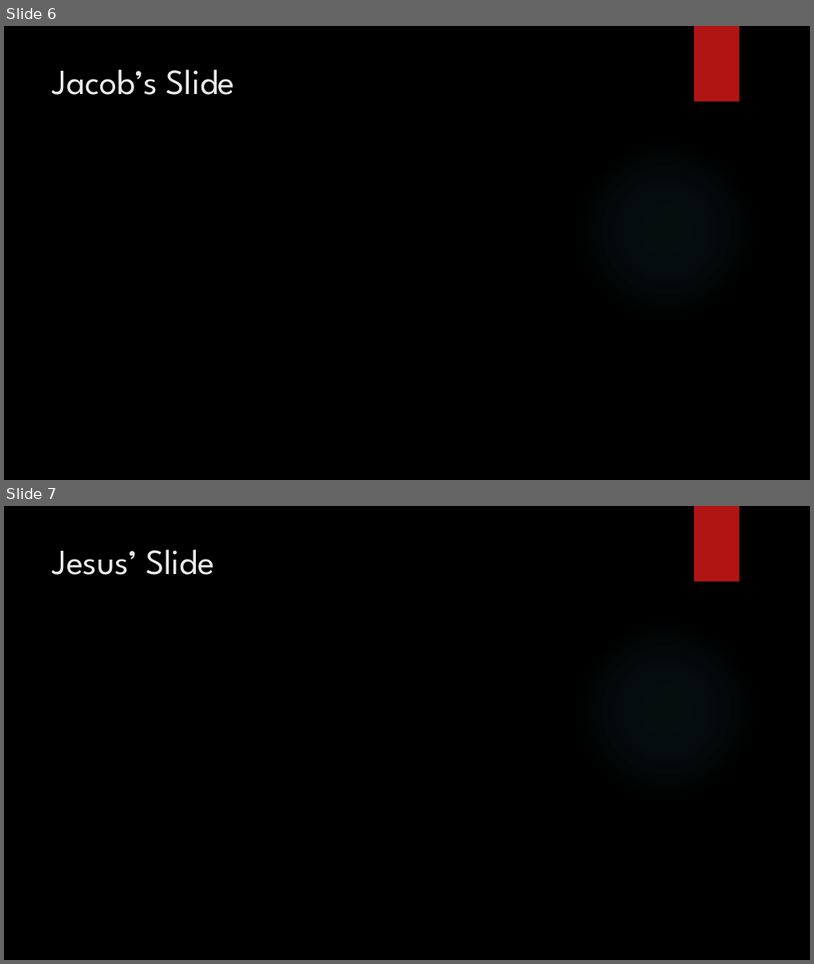
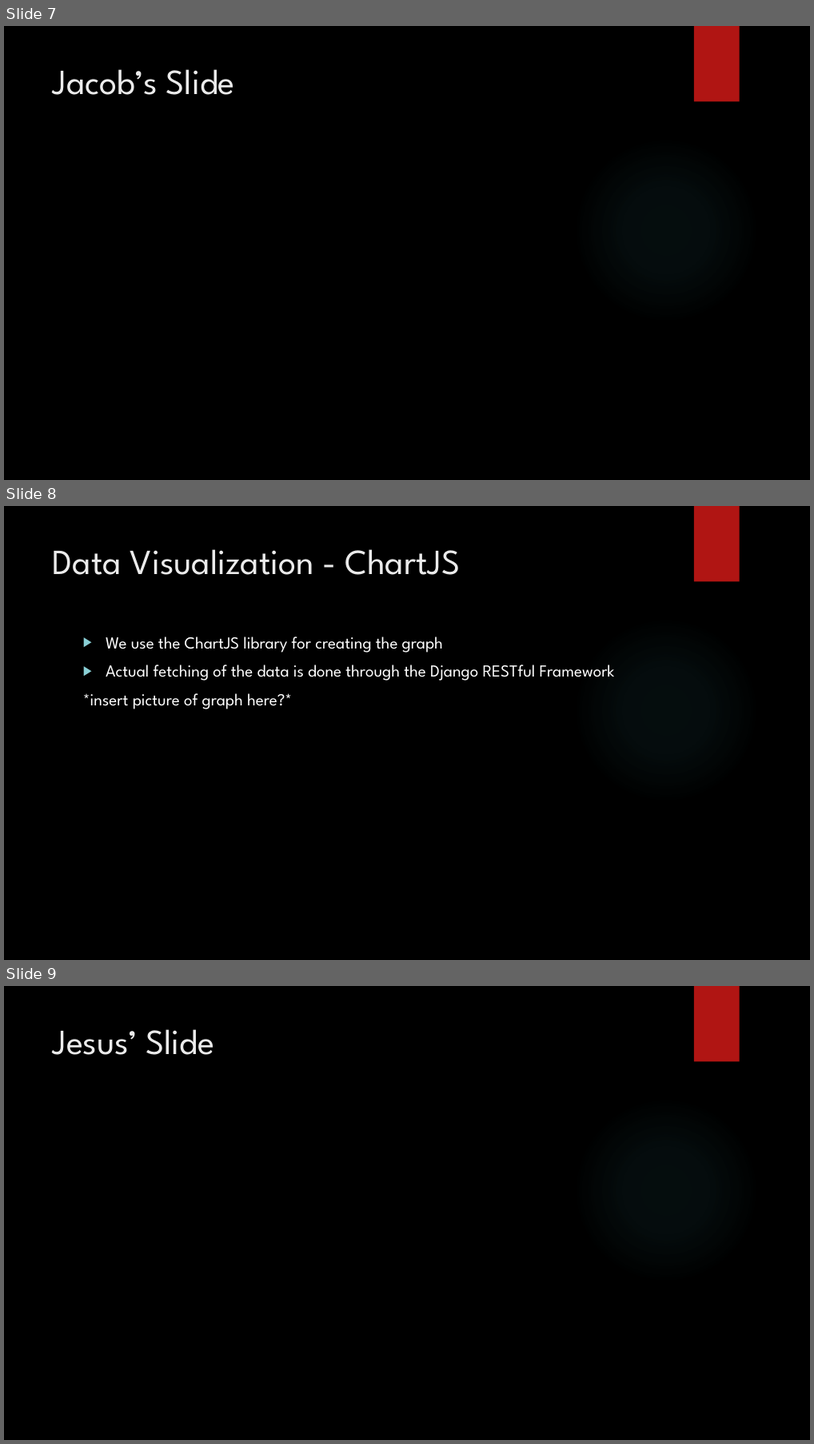
Before and after one commit to Visteus/Shopping-Manager, a slide deck: BudgetBuddy(final).pptx. Shown one above the other, each under a label of ours: slides 6 and 7 before the commit, slides 7, 8 and 9 after it. The pictures are 814x964 and 814x1444 pixels, drawn with LibreOffice and Linux fonts; fonts in the diff are those of the drawing; background and template pictures are left out. Boxes give left, top, right and bottom in pixels: in the first picture for what was removed or moved away, otherwise in the second. Text is boxed around its words. In the diff, an @@ line names an element or a change of style, - is before the commit and + after.

```diff
--- a/BudgetBuddy(final).pptx
+++ b/BudgetBuddy(final).pptx
@@ slide 8 added at [4,506,810,960], background picture (left out); not listed: 2 template elements that a slide beside it also shows @@
@@ title added at [53,549,461,575], 42 pt, text #EBEBEB @@
+Data Visualization - ChartJS
@@ text added at [83,636,615,709], 20 pt, text #FFFFFF @@
+▶ We use the ChartJS library for creating the graph
+▶ Actual fetching of the data is done through the Django RESTful Framework
+*insert picture of graph here?*
@@ what was slide 6 is now slide 7 @@
@@ what was slide 7 is now slide 9 @@
```
Also in this commit, not shown: 2 other slides added, 1 slide removed.
